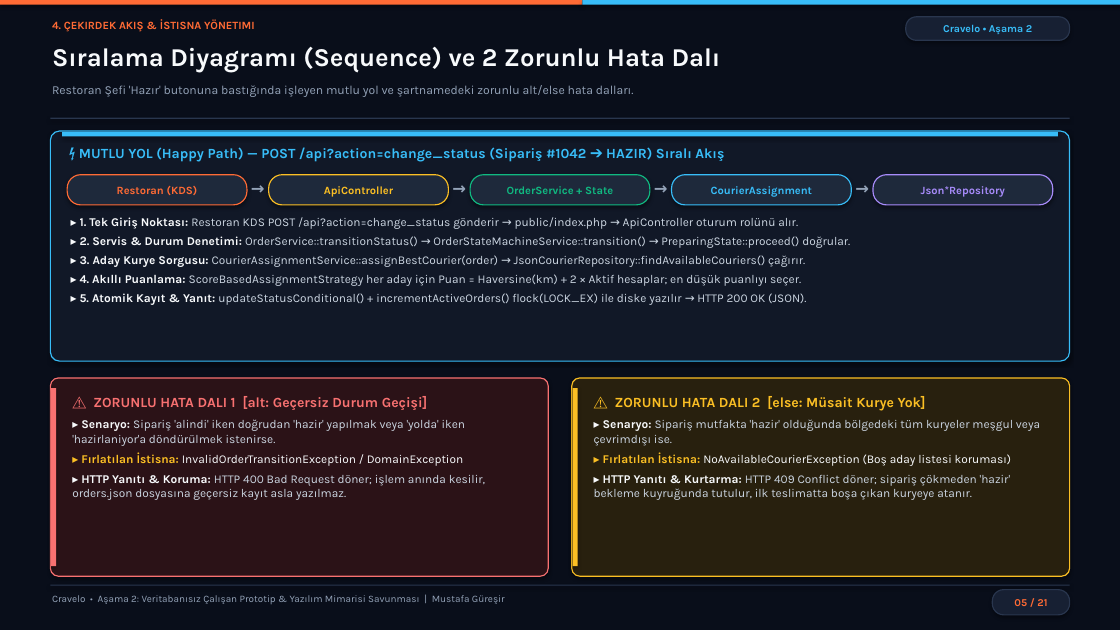
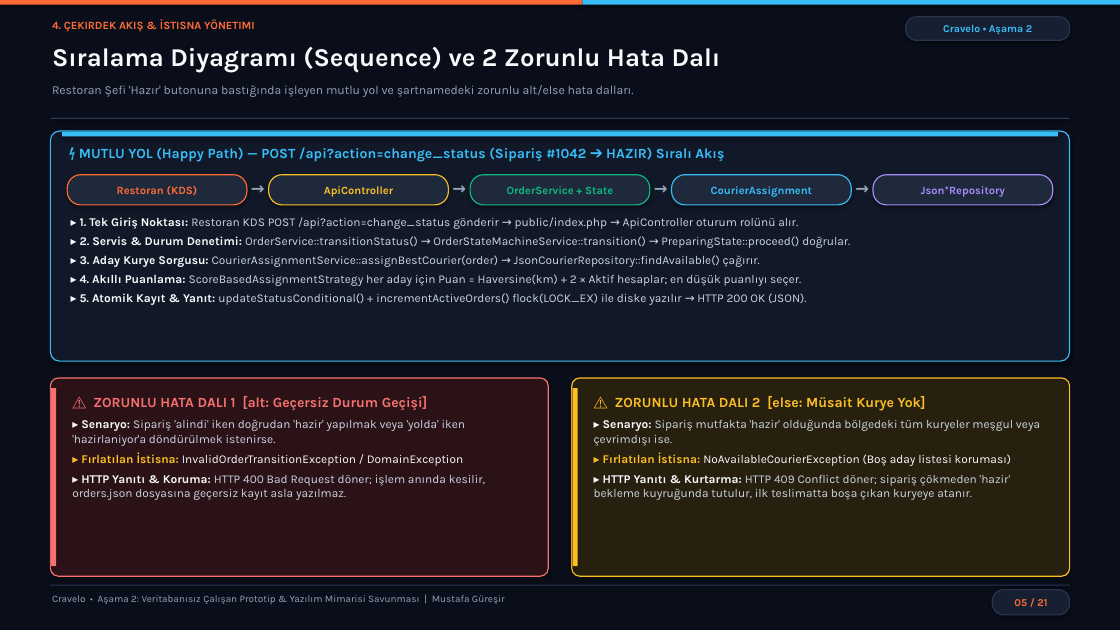
Before and after one commit to mustafaguresir/Cravelo, a slide deck: slide 5 of Cravelo_Asama2_Sunum.pptx. Drawn at 1120x630 pixels with LibreOffice and Linux fonts; fonts in the diff are those of the drawing. Boxes give left, top, right and bottom in pixels: in the first picture for what was removed or moved away, otherwise in the second. Text is boxed around its words. In the diff, an @@ line names an element or a change of style, - is before the commit and + after.

```diff
--- a/Cravelo_Asama2_Sunum.pptx
+++ b/Cravelo_Asama2_Sunum.pptx
@@ text at [80,255,760,267]: text changed @@
-▸ 3. Aday Kurye Sorgusu: CourierAssignmentService::assignBestCourier(order) → JsonCourierRepository::findAvailableCouriers() çağırır.
+▸ 3. Aday Kurye Sorgusu: CourierAssignmentService::assignBestCourier(order) → JsonCourierRepository::findAvailable() çağırır.
```
Also in this commit, not shown: 6 other slides changed, 9 other files.
